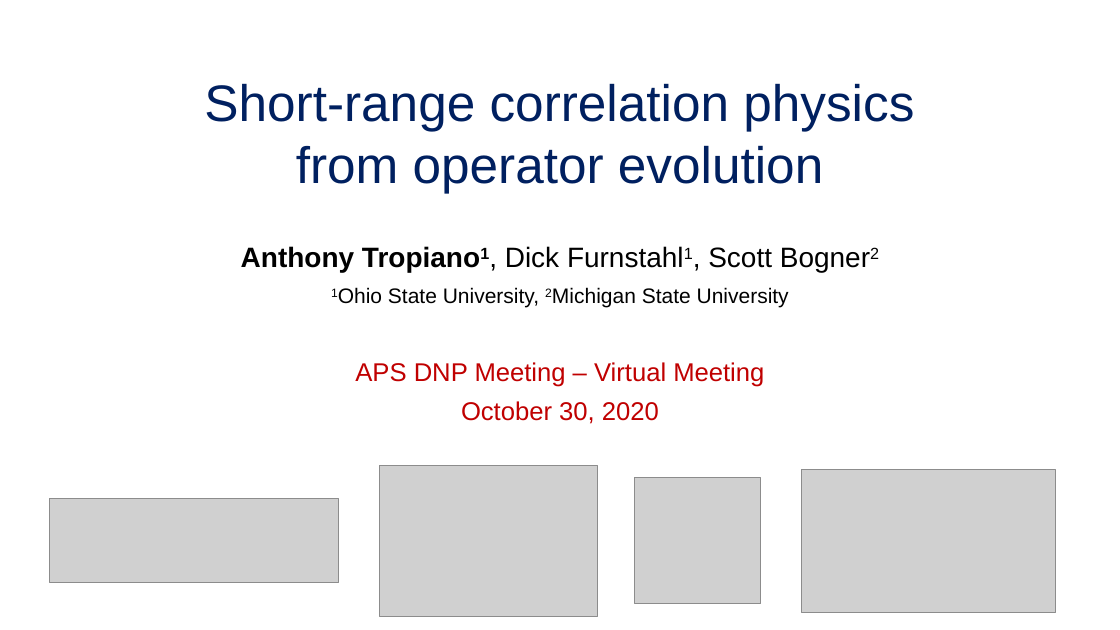
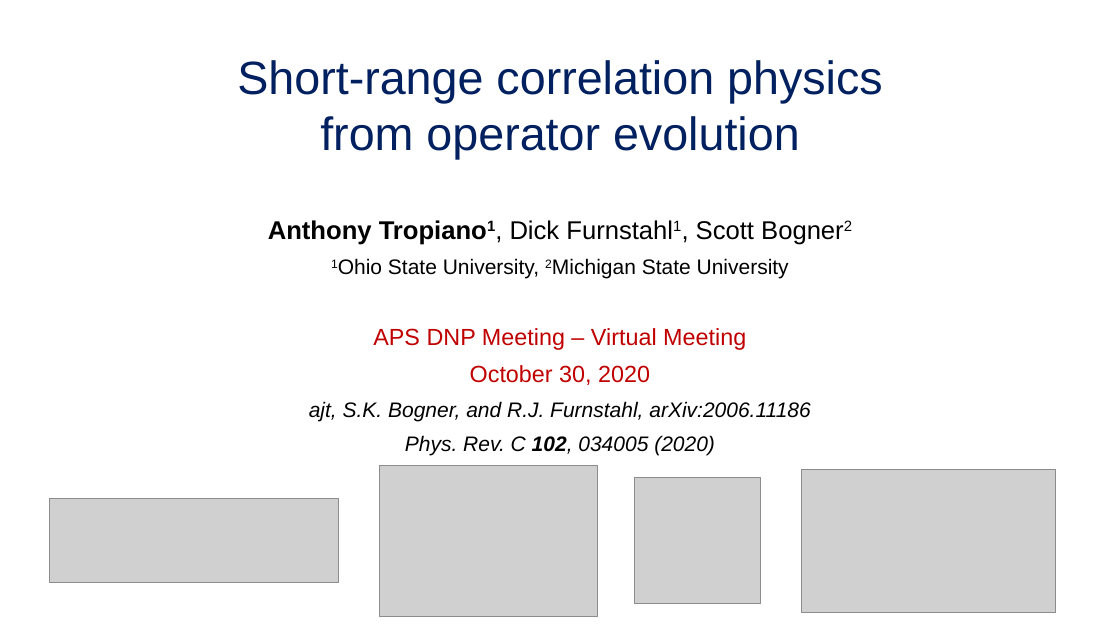
Before and after one commit to tropiano4/tropiano-srg, a slide deck: slide 1 of Presentations/DNP_October2020/tropiano_dnp_october2020.pptx. Drawn at 1120x630 pixels with LibreOffice and Linux fonts; fonts in the diff are those of the drawing; grey boxes stand for pictures. Boxes give left, top, right and bottom in pixels: in the first picture for what was removed or moved away, otherwise in the second. Text is boxed around its words. In the diff, an @@ line names an element or a change of style, - is before the commit and + after.

```diff
--- a/Presentations/DNP_October2020/tropiano_dnp_october2020.pptx
+++ b/Presentations/DNP_October2020/tropiano_dnp_october2020.pptx
@@ title "Short-range correlation physics from operator ..." moved from (x1=204, y1=83, x2=914, y2=193) to (x1=237, y1=60, x2=883, y2=160) @@
@@ title "Short-range correlation physics from operator ..." at (x1=237, y1=60, x2=883, y2=160): size 44 to 40 pt @@
@@ subtitle "Anthony Tropiano1, Dick Furnstahl1, Scott ..." moved from (x1=241, y1=246, x2=789, y2=424) to (x1=268, y1=220, x2=810, y2=456) @@
@@ subtitle at (x1=268, y1=220, x2=754, y2=385): size 24 to 22 pt in "Anthony Tropiano1, Dick Furnstahl1, Scott Bogner2"; size 22 to 20 pt in "APS DNP Meeting – Virtual Meeting", "October 30, 2020" @@
@@ subtitle at (x1=309, y1=401, x2=810, y2=456): paragraphs added @@
+ajt, S.K. Bogner, and R.J. Furnstahl, arXiv:2006.11186
+Phys. Rev. C 102, 034005 (2020)
```
Also in this commit, not shown: 22 other slides changed.
